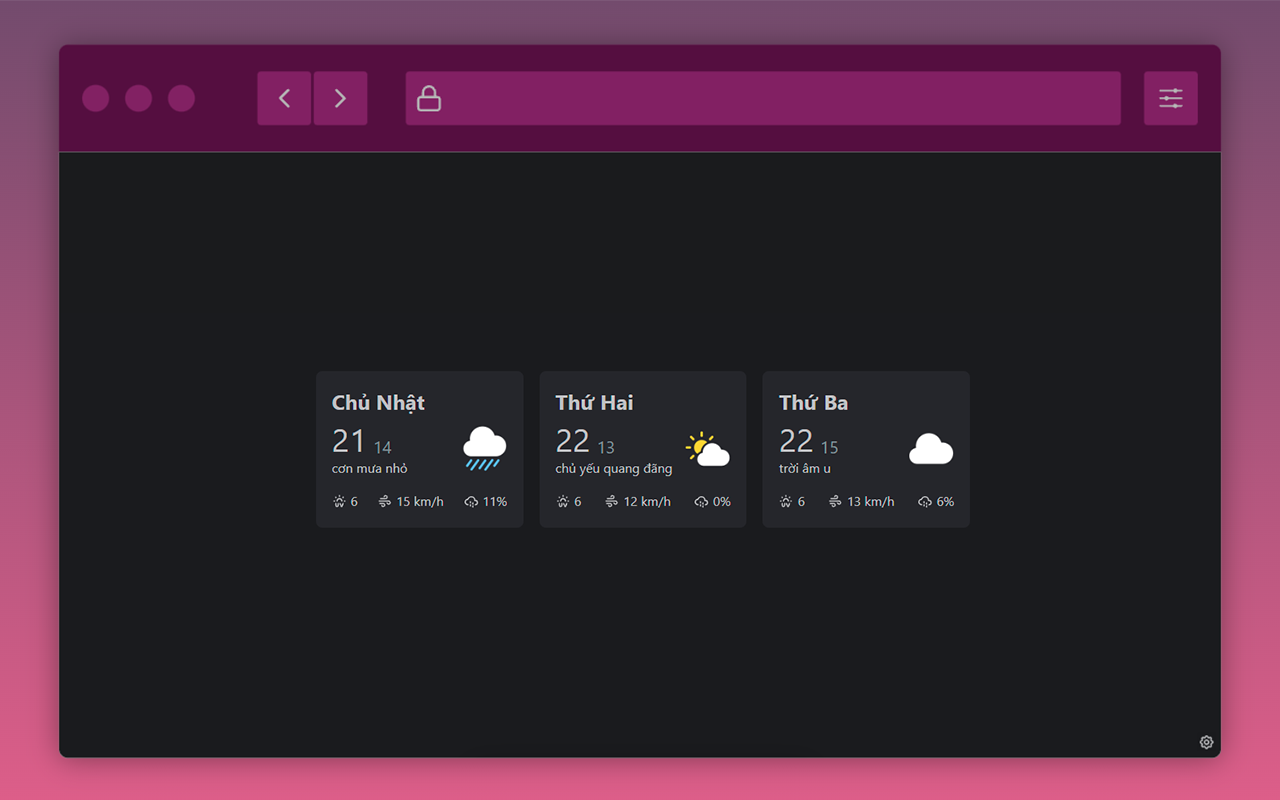
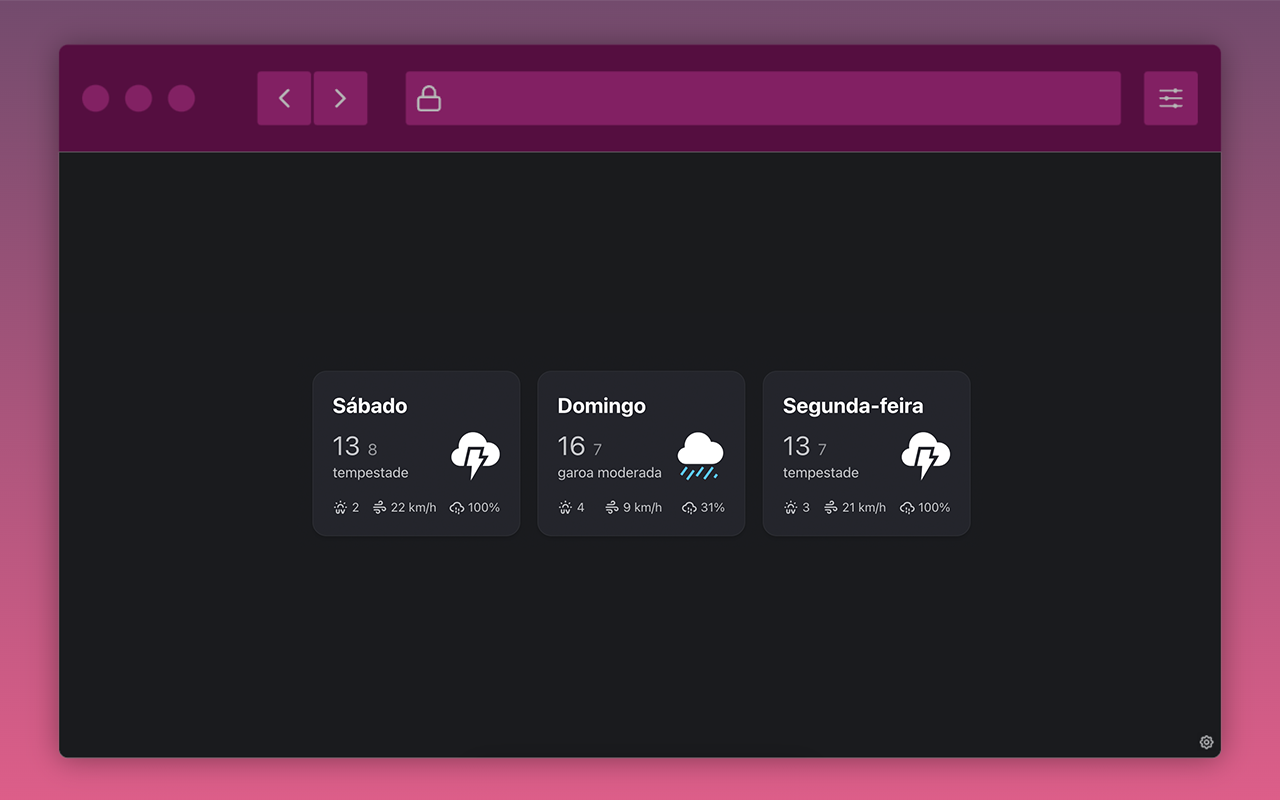
Layered file, before and after one edit (1280px x 800px). Changes by layer:
added layer "pt_BR" above "vi" over (311, 369, 972, 539)
hid "vi" over (311, 369, 972, 539)